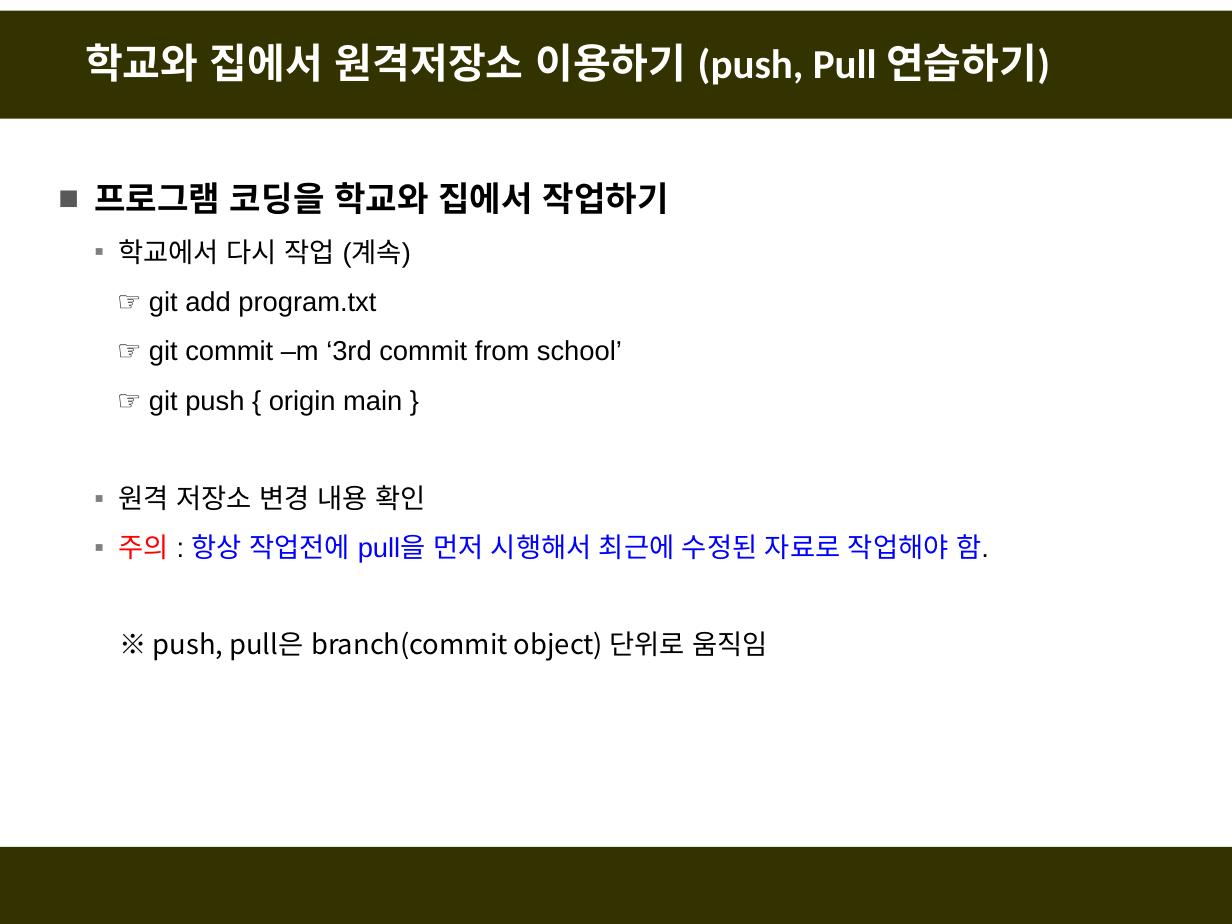
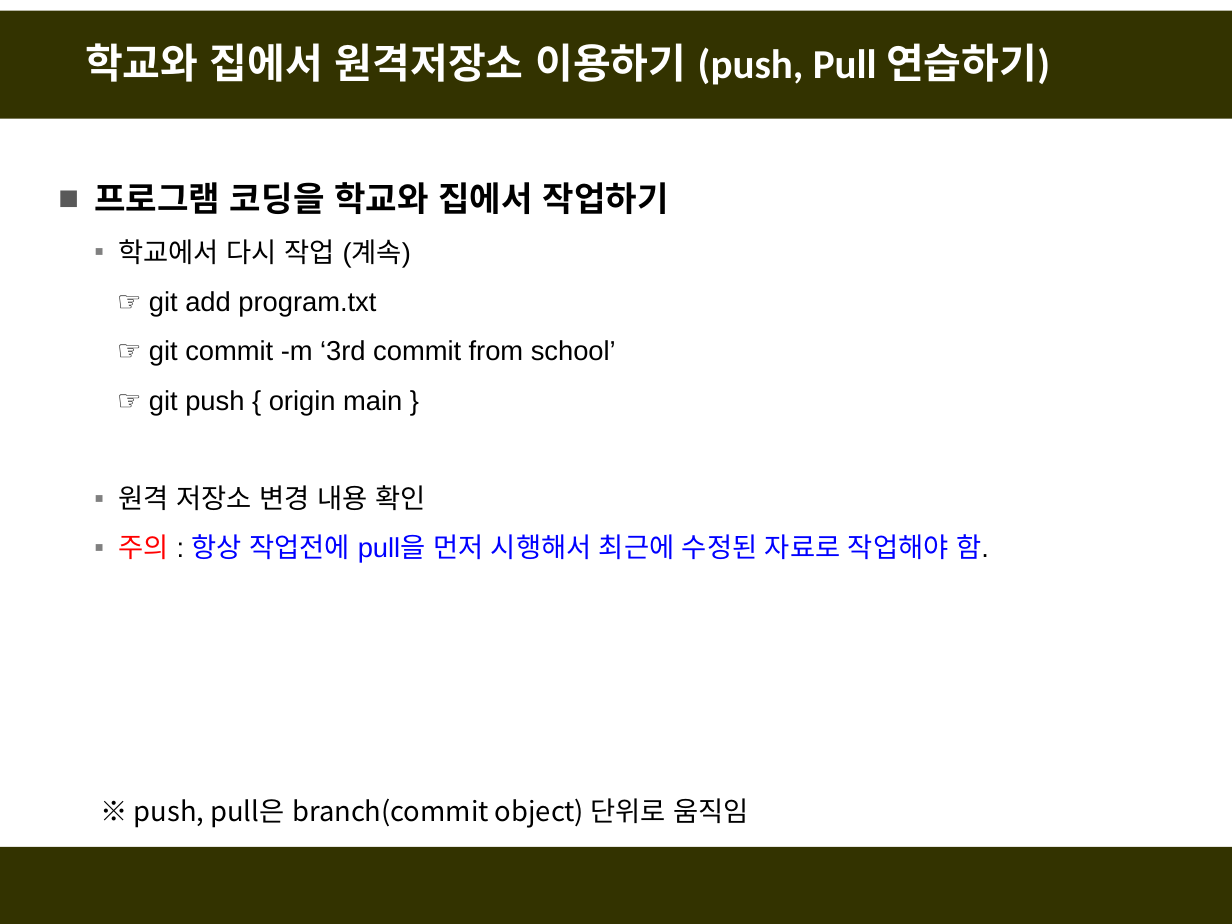
Before and after one commit to fasthill/github-lecture, a slide deck: slide 40 of git및github첫걸음2-원격저장소만들기.pptx. Drawn at 1232x924 pixels with LibreOffice and Linux fonts; fonts in the diff are those of the drawing. Boxes give left, top, right and bottom in pixels: in the first picture for what was removed or moved away, otherwise in the second. Text is boxed around its words. In the diff, an @@ line names an element or a change of style, - is before the commit and + after.

```diff
--- a/git및github첫걸음2-원격저장소만들기.pptx
+++ b/git및github첫걸음2-원격저장소만들기.pptx
@@ text at bbox=[149, 340, 616, 366]: text changed @@
-  ☞ git commit –m ‘3rd commit from school’
+  ☞ git commit -m ‘3rd commit from school’
@@ text "※ push, pull은 branch(commit object) ...": place and size @@
-text "※ push, pull은 branch(commit object) ..." at bbox=[153, 631, 767, 661]
+text "※ push, pull은 branch(commit object) ..." at bbox=[134, 798, 748, 828]
```
Also in this commit, not shown: 7 other slides changed.
